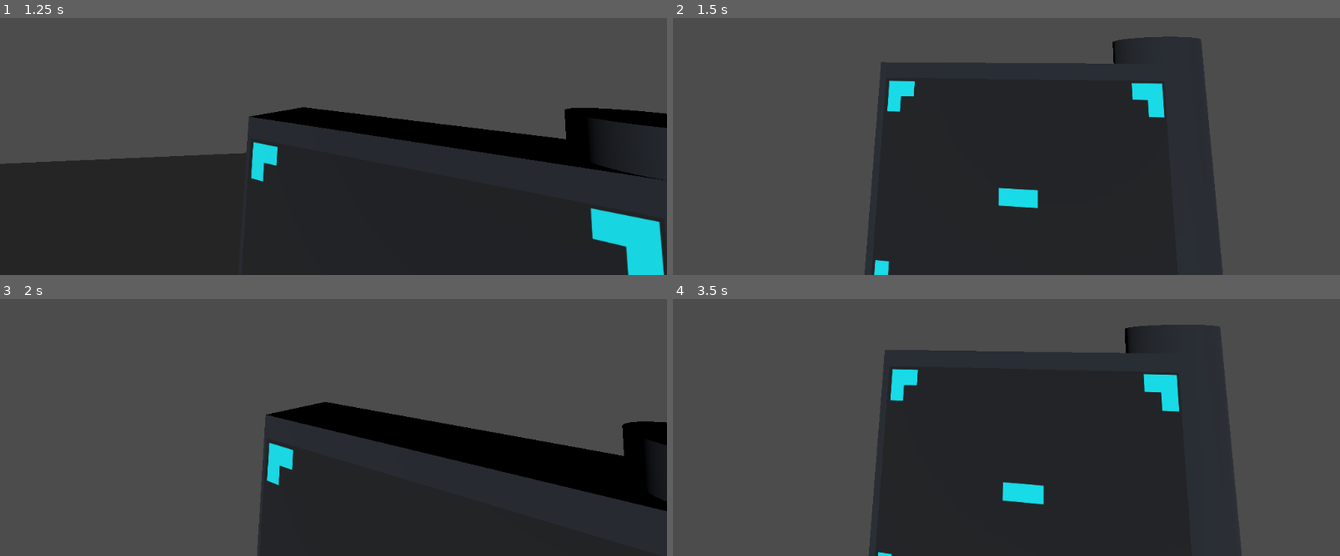
Above: before the commit, frames 1-4 (two rows, left to right).
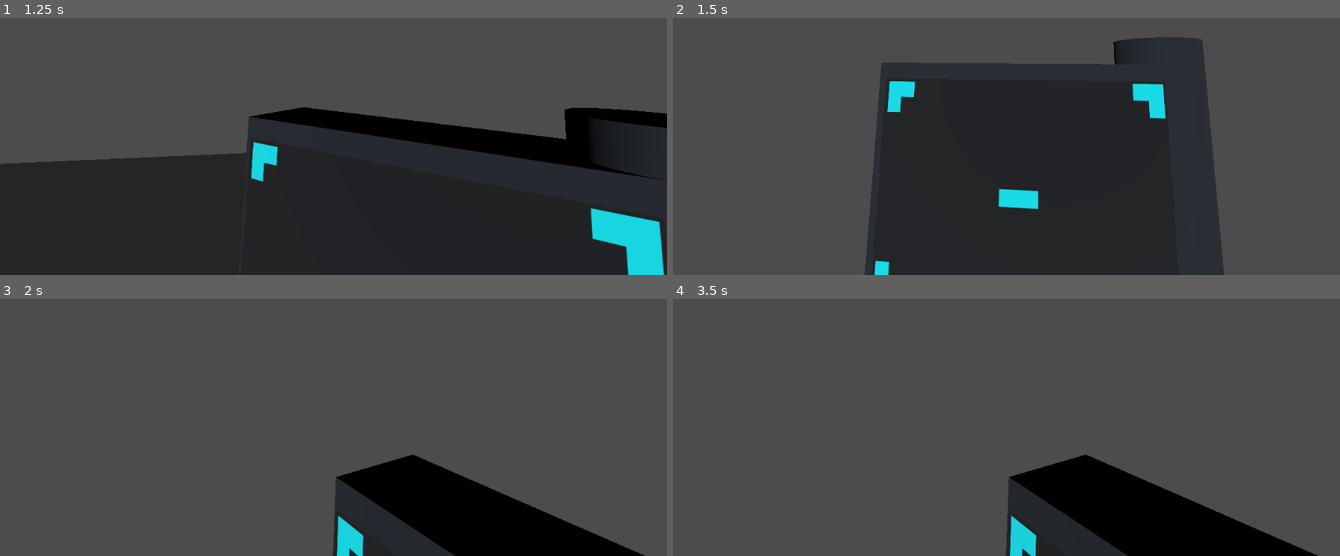
Above: after the commit, the same moments.

Repository: Nitro-Carwash/Ductworks
Game: Godot game, scene res://game.tscn
The game is run twice, just before and just after one commit, with the same random seed, the same clock (stepped at 60 frames per second) and the same inputs.
Inputs (mouse positions are in pixels of both pictures, inside the frame that each line leads up to):
- Up to frame 1 (1.25 s): tap Enter at 0.5 s; move the mouse to (outside the picture) at 0.52 s; hold W (move_forward) from 0.53 s (still down); hold Tab (toggle_tablet) from 0.53 s (still down)
- Up to frame 2 (1.5 s): keep holding W (move_forward); move the mouse to (outside the picture) at 1.27 s; release Tab (toggle_tablet) at 1.28 s; tap Tab (toggle_tablet) at 1.35 s
- Up to frame 3 (2 s): keep holding W (move_forward)
- Up to frame 4 (3.5 s): keep holding W (move_forward); move the mouse to (outside the picture) at 2.02 s; hold Tab (toggle_tablet) 2.03-2.78 s; move the mouse to (999, 304) at 2.77 s; tap Tab (toggle_tablet) at 2.85 s

Frame 1 is identical in both runs. In frame 2, 0.5% of the frame differs, in the area x 28-83%, y 7-100%; in frame 3, 29%; in frame 4, 42%, in the area x 29-97%, y 10-100%.

Commit message:
Add blocking on toggle and early exit transitions

Diff:
--- a/Player.gd
+++ b/Player.gd
@@ -6,6 +6,8 @@
 @export var acceleration := 8
 @export var deceleration := 10
 @export var is_tablet_toggled = false
+
+var is_toggle_blocked = false
 
 func _physics_process(delta):
 	var movement_axis = Input.get_vector("move_forward", "move_backward", "move_left", "move_right")
@@ -33,5 +35,9 @@
 		self.rotation.y = rotation_y
 		self.rotation.x = rotation_x
 	if event.is_action_pressed("toggle_tablet"):
-		is_tablet_toggled = !is_tablet_toggled
-		pass
+		if !is_toggle_blocked:
+			is_tablet_toggled = !is_tablet_toggled
+			is_toggle_blocked = true
+
+func toggle_animation_complete_callback():
+	is_toggle_blocked = false
--- a/Player.tscn
+++ b/Player.tscn
@@ -8,6 +8,7 @@
 
 [sub_resource type="Animation" id="Animation_xur8t"]
 resource_name = "idle_default"
+loop_mode = 1
 tracks/0/type = "position_3d"
 tracks/0/imported = false
 tracks/0/enabled = true
@@ -25,6 +26,7 @@
 
 [sub_resource type="Animation" id="Animation_ottcx"]
 resource_name = "idle_active"
+loop_mode = 1
 tracks/0/type = "position_3d"
 tracks/0/imported = false
 tracks/0/enabled = true
@@ -56,6 +58,20 @@
 tracks/1/interp = 1
 tracks/1/loop_wrap = true
 tracks/1/keys = PackedFloat32Array(0, 1, 0, -0.707107, 0, 0.707107, 1, 1, -0.098, 0, 0, 0.995)
+tracks/2/type = "method"
+tracks/2/imported = false
+tracks/2/enabled = true
+tracks/2/path = NodePath("../../..")
+tracks/2/interp = 1
+tracks/2/loop_wrap = true
+tracks/2/keys = {
+"times": PackedFloat32Array(0.5),
+"transitions": PackedFloat32Array(1),
+"values": [{
+"args": [],
+"method": &"toggle_animation_complete_callback"
+}]
+}
 
 [sub_resource type="AnimationLibrary" id="AnimationLibrary_bpexx"]
 _data = {
@@ -84,10 +100,6 @@
 advance_mode = 2
 advance_expression = "is_tablet_toggled==true"
 
-[sub_resource type="AnimationNodeStateMachineTransition" id="AnimationNodeStateMachineTransition_lopbu"]
-switch_mode = 2
-advance_mode = 2
-
 [sub_resource type="AnimationNodeStateMachineTransition" id="AnimationNodeStateMachineTransition_o5uil"]
 advance_mode = 2
 advance_expression = "is_tablet_toggled==false"
@@ -95,25 +107,50 @@
 [sub_resource type="AnimationNodeStateMachineTransition" id="AnimationNodeStateMachineTransition_he5oa"]
 switch_mode = 2
 advance_mode = 2
+
+[sub_resource type="AnimationNodeStateMachineTransition" id="AnimationNodeStateMachineTransition_almvi"]
+switch_mode = 2
+advance_mode = 2
+
+[sub_resource type="Curve" id="Curve_p3eb8"]
+_data = [Vector2(0, 0), 0.0, 0.0, 0, 0, Vector2(1, 1), 0.0, 0.0, 0, 0]
+point_count = 2
+
+[sub_resource type="AnimationNodeStateMachineTransition" id="AnimationNodeStateMachineTransition_vee7i"]
+xfade_time = 0.5
+xfade_curve = SubResource("Curve_p3eb8")
+advance_mode = 2
+advance_expression = "is_tablet_toggled==false"
+
+[sub_resource type="Curve" id="Curve_2p73l"]
+_data = [Vector2(0, 0), 0.0, 0.0, 0, 0, Vector2(1, 1), 0.0, 0.0, 0, 0]
+point_count = 2
+
+[sub_resource type="AnimationNodeStateMachineTransition" id="AnimationNodeStateMachineTransition_t2a06"]
+xfade_time = 0.5
+xfade_curve = SubResource("Curve_2p73l")
+advance_mode = 2
+advance_expression = "is_tablet_toggled==true"
 
 [sub_resource type="AnimationNodeStateMachine" id="AnimationNodeStateMachine_duksc"]
 states/Start/position = Vector2(176, 98)
 states/idle_active/node = SubResource("AnimationNodeAnimation_r20la")
-states/idle_active/position = Vector2(626, 100)
+states/idle_active/position = Vector2(623, 100)
 states/idle_default/node = SubResource("AnimationNodeAnimation_migm5")
 states/idle_default/position = Vector2(297, 100)
 "states/toggle active/node" = SubResource("AnimationNodeAnimation_xa6n0")
-"states/toggle active/position" = Vector2(473, 147)
+"states/toggle active/position" = Vector2(473, 174)
 "states/toggle inactive/node" = SubResource("AnimationNodeAnimation_h5y7o")
 "states/toggle inactive/position" = Vector2(473, 47)
-transitions = ["Start", "idle_default", SubResource("Animati …(90 unchanged characters)… ionNodeStateMachineTransition_bmbj3"), "toggle active", "idle_active", SubResource("AnimationNodeStateMachineTransition_lopbu"), "idle_active", "toggle inactive", SubResource("AnimationNodeStateMachineTransition_o5uil"), "toggle inactive", "idle_default", SubResource("AnimationNodeStateMachineTransition_he5oa")]
+transitions = ["Start", "idle_default", SubResource("Animati …(90 unchanged characters)… ionNodeStateMachineTransition_bmbj3"), "idle_active", "toggle inactive", SubResource("AnimationNodeStateMachineTransition_o5uil"), "toggle inactive", "idle_default", SubResource("AnimationNodeStateMachineTransition_he5oa"), "toggle active", "idle_active", SubResource("AnimationNodeStateMachineTransition_almvi"), "toggle active", "toggle inactive", SubResource("AnimationNodeStateMachineTransition_vee7i"), "toggle inactive", "toggle active", SubResource("AnimationNodeStateMachineTransition_t2a06")]
+graph_offset = Vector2(-141, 14)
 
 [sub_resource type="AnimationNodeStateMachineTransition" id="AnimationNodeStateMachineTransition_abry2"]
 advance_mode = 2
 
 [sub_resource type="AnimationNodeStateMachine" id="AnimationNodeStateMachine_80jbu"]
 states/StateMachine/node = SubResource("AnimationNodeStateMachine_duksc")
-states/StateMachine/position = Vector2(368, 106)
+states/StateMachine/position = Vector2(367, 100)
 transitions = ["Start", "StateMachine", SubResource("AnimationNodeStateMachineTransition_abry2")]
 graph_offset = Vector2(-137, 0)
 
Not shown: 1 places in Player.tscn that only renumber resources
